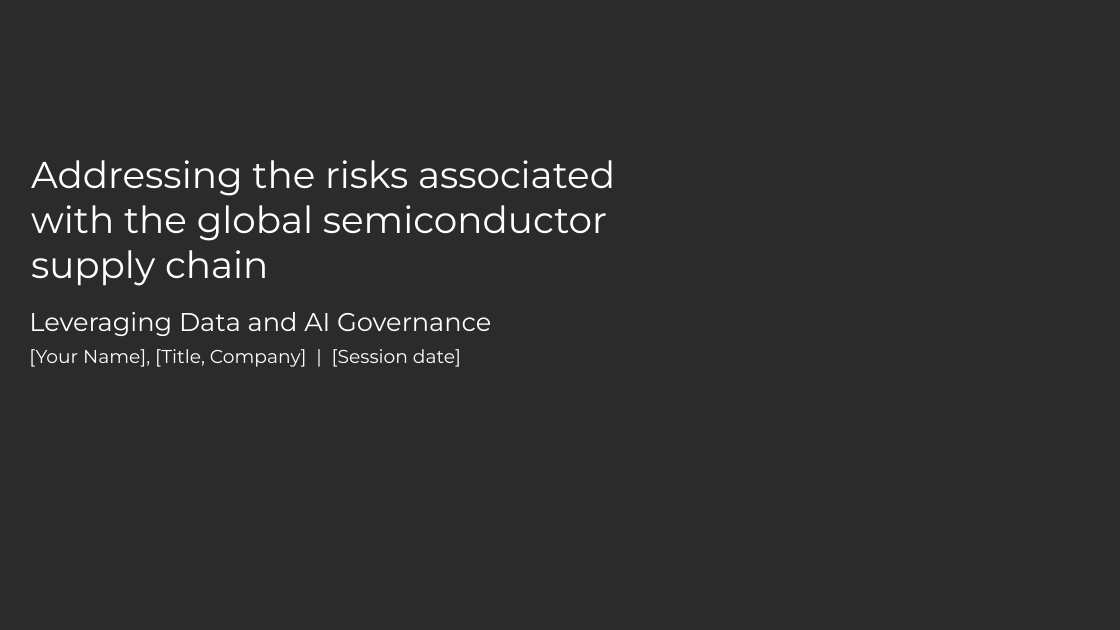
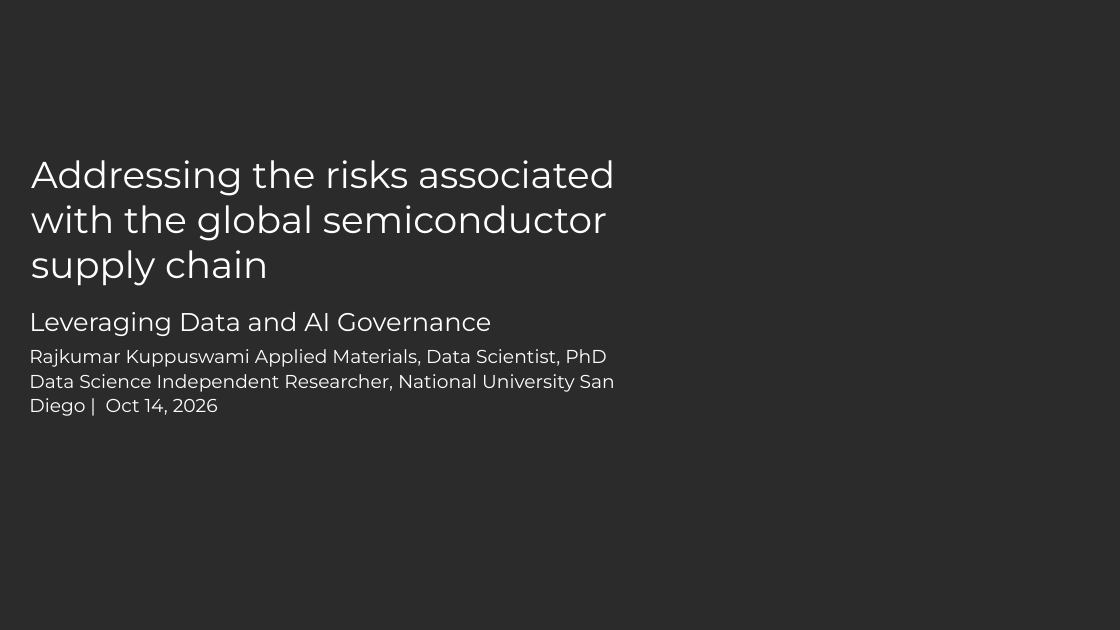
Before and after one commit to rajk2888/Bellevue-University, a slide deck: slide 1 of semicon-west/semicon-west-supply-chain-risk-SCW26.pptx. Drawn at 1120x630 pixels with LibreOffice and Linux fonts; fonts in the diff are those of the drawing; background and template pictures are left out; a plain dark background stands for a picture behind light text. Boxes give left, top, right and bottom in pixels: in the first picture for what was removed or moved away, otherwise in the second. Text is boxed around its words. In the diff, an @@ line names an element or a change of style, - is before the commit and + after.

```diff
--- a/semicon-west/semicon-west-supply-chain-risk-SCW26.pptx
+++ b/semicon-west/semicon-west-supply-chain-risk-SCW26.pptx
@@ text at <box>29,349,615,416</box>: text changed @@
-[Your Name], [Title, Company] | [Session date]
+Rajkumar Kuppuswami Applied Materials, Data Scientist, PhD Data Science Independent Researcher, National University San Diego | Oct 14, 2026
```
Also in this commit, not shown: 4 other slides changed, 2 slides removed, 2 other files.
